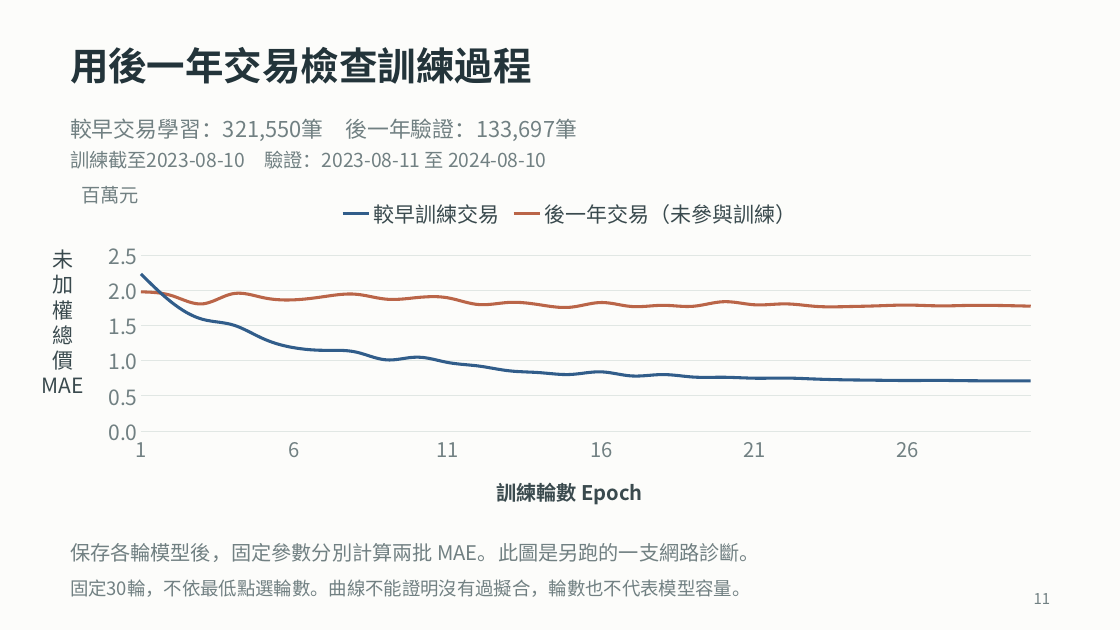
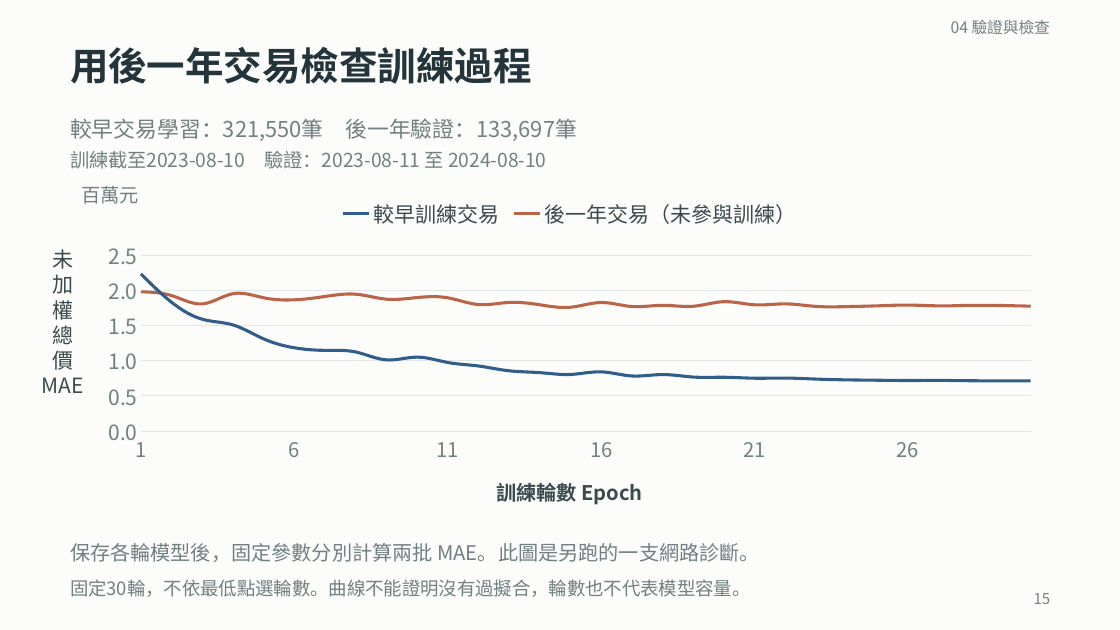
Before and after one commit to ziyi930108/nycu-house-price-regression, a slide deck: slide 15 of teaching/final_presentation/台灣房屋銷售價格預測挑戰賽_上台簡報.pptx (slide 11 before the commit). Drawn at 1120x630 pixels with LibreOffice and Linux fonts; fonts in the diff are those of the drawing. Boxes give left, top, right and bottom in pixels: in the first picture for what was removed or moved away, otherwise in the second. Text is boxed around its words. In the diff, an @@ line names an element or a change of style, - is before the commit and + after.

```diff
--- a/teaching/final_presentation/台灣房屋銷售價格預測挑戰賽_上台簡報.pptx
+++ b/teaching/final_presentation/台灣房屋銷售價格預測挑戰賽_上台簡報.pptx
@@ text added at (951,20,1050,34), 13.5 pt, text #718082 @@
+04 驗證與檢查
@@ text at (1034,593,1051,604): text changed @@
-11
+15
```
Also in this commit, not shown: 13 other slides changed, 1 slide added, 1 slide removed, 25 other files.
